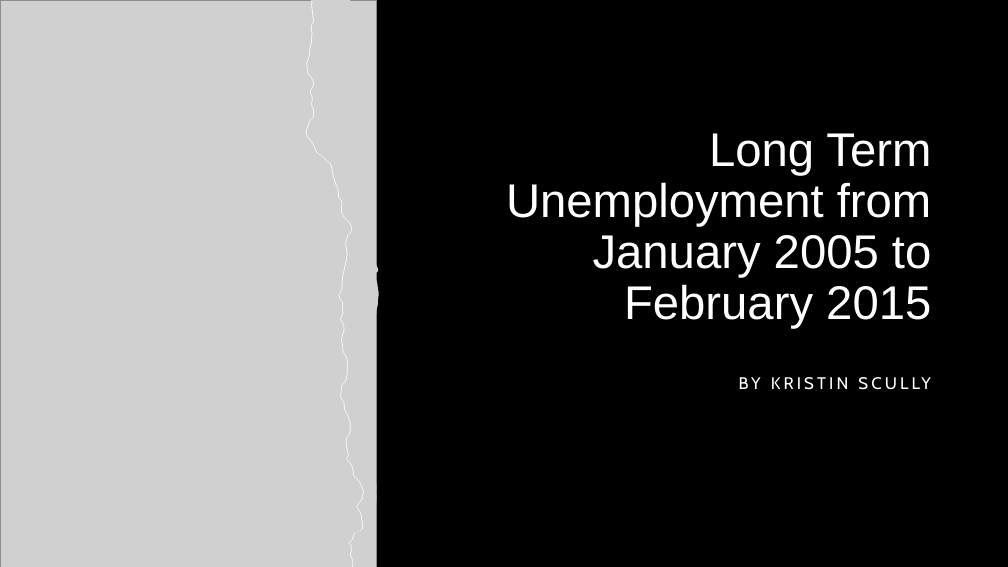
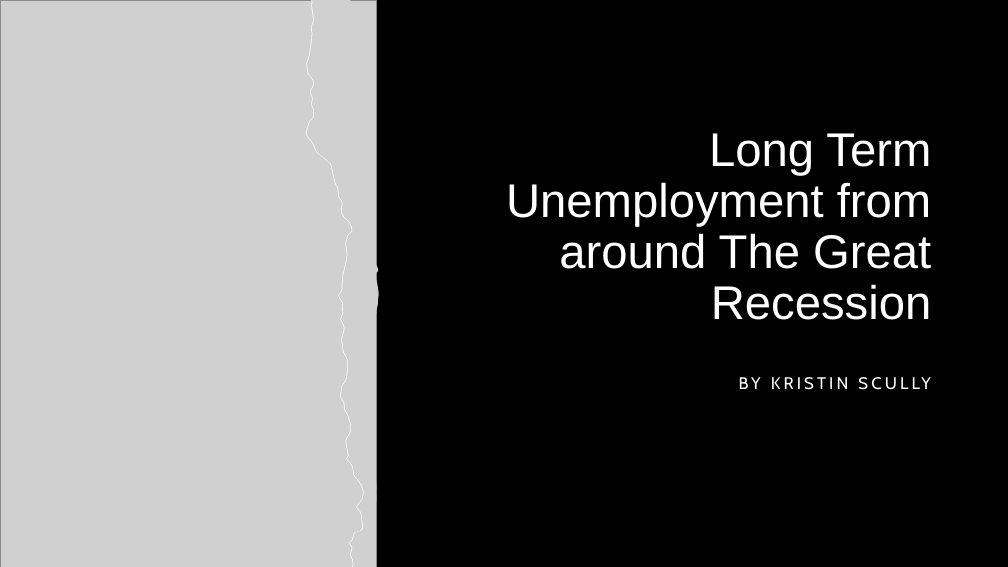
Before and after one commit to kscully-dotcom/DataVisFinal, a slide deck: slide 1 of Long Term Unemployment Final Presentation.pptx. Drawn at 1008x567 pixels with LibreOffice and Linux fonts; fonts in the diff are those of the drawing; grey boxes stand for pictures. Boxes give left, top, right and bottom in pixels: in the first picture for what was removed or moved away, otherwise in the second. Text is boxed around its words. In the diff, an @@ line names an element or a change of style, - is before the commit and + after.

```diff
--- a/Long Term Unemployment Final Presentation.pptx
+++ b/Long Term Unemployment Final Presentation.pptx
@@ title at [506, 133, 932, 320]: text changed @@
-Long Term Unemployment from January 2005 to February 2015
+Long Term Unemployment from around The Great Recession
```
Also in this commit, not shown: 4 other slides changed, 1 slide added, 1 slide removed, 10 other files.
